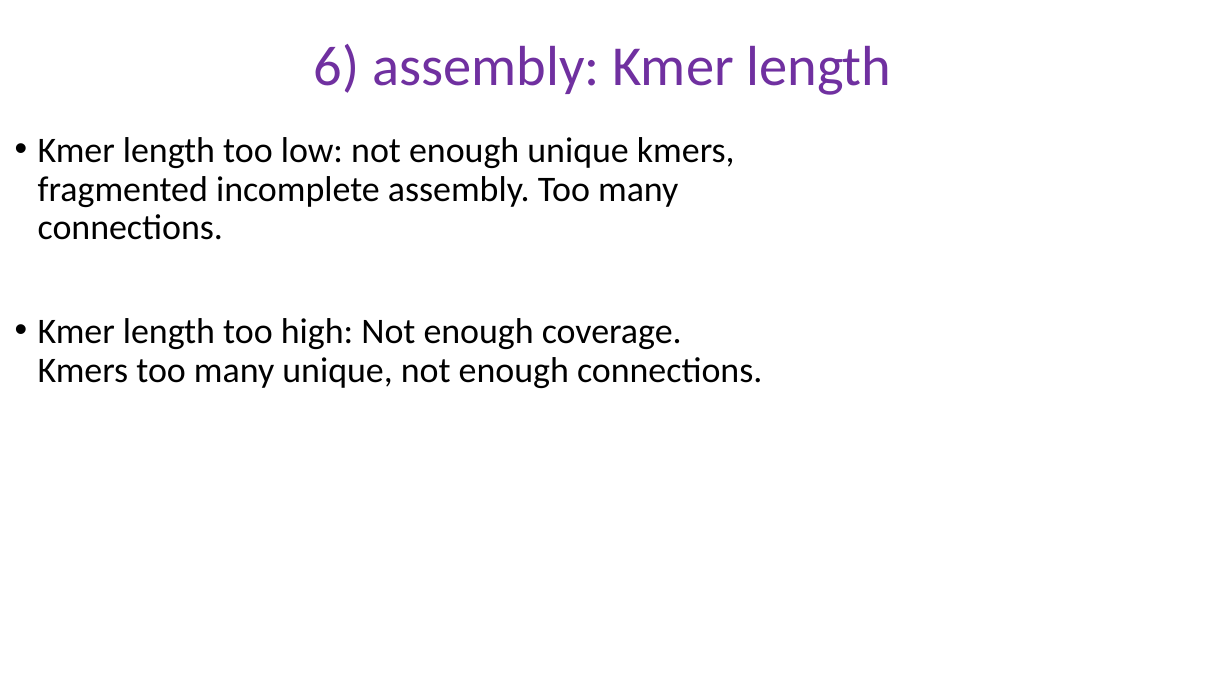
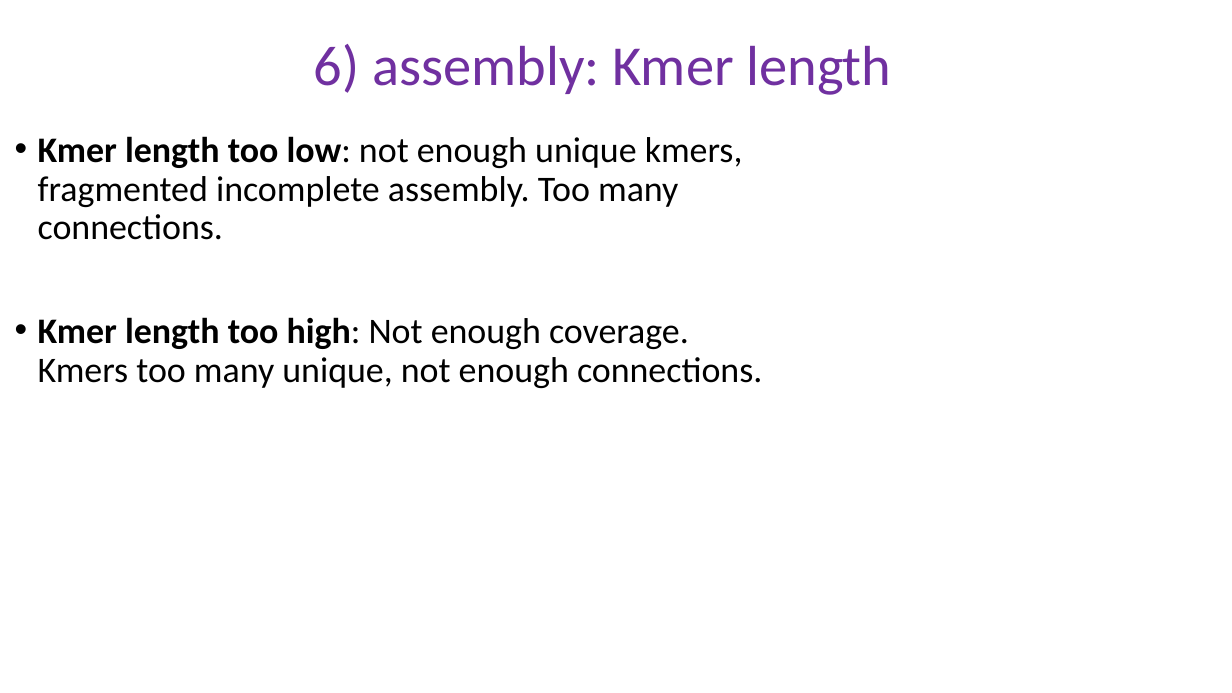
Before and after one commit to peterthorpe5/genome_assembly_workshop, a slide deck: slide 19 of powerpoint/6_assembly.pptx (slide 15 before the commit). Drawn at 1232x693 pixels with LibreOffice and Linux fonts; fonts in the diff are those of the drawing. Boxes give left, top, right and bottom in pixels: in the first picture for what was removed or moved away, otherwise in the second. Text is boxed around its words. In the diff, an @@ line names an element or a change of style, - is before the commit and + after.

```diff
--- a/powerpoint/6_assembly.pptx
+++ b/powerpoint/6_assembly.pptx
@@ text "Kmer length too low: not ..." at (x1=38, y1=136, x2=762, y2=388): bold on in "Kmer length too low:", "Kmer length too high:" @@
```
Also in this commit, not shown: 12 other slides changed, 8 slides added.
